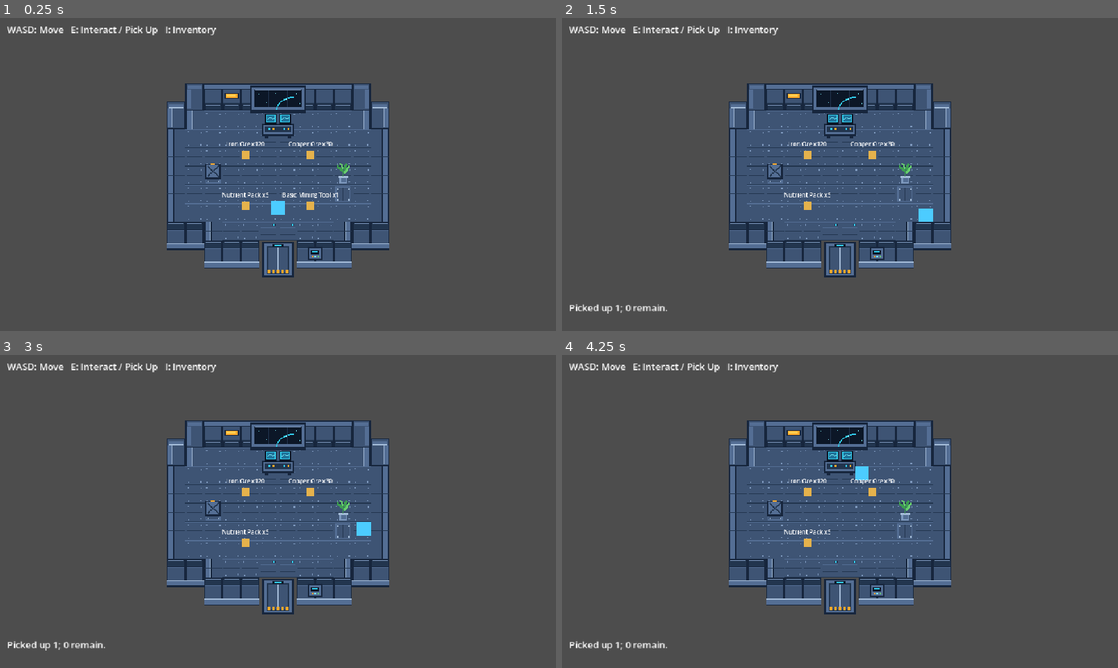
Above: before the commit, frames 1-4 (two rows, left to right).
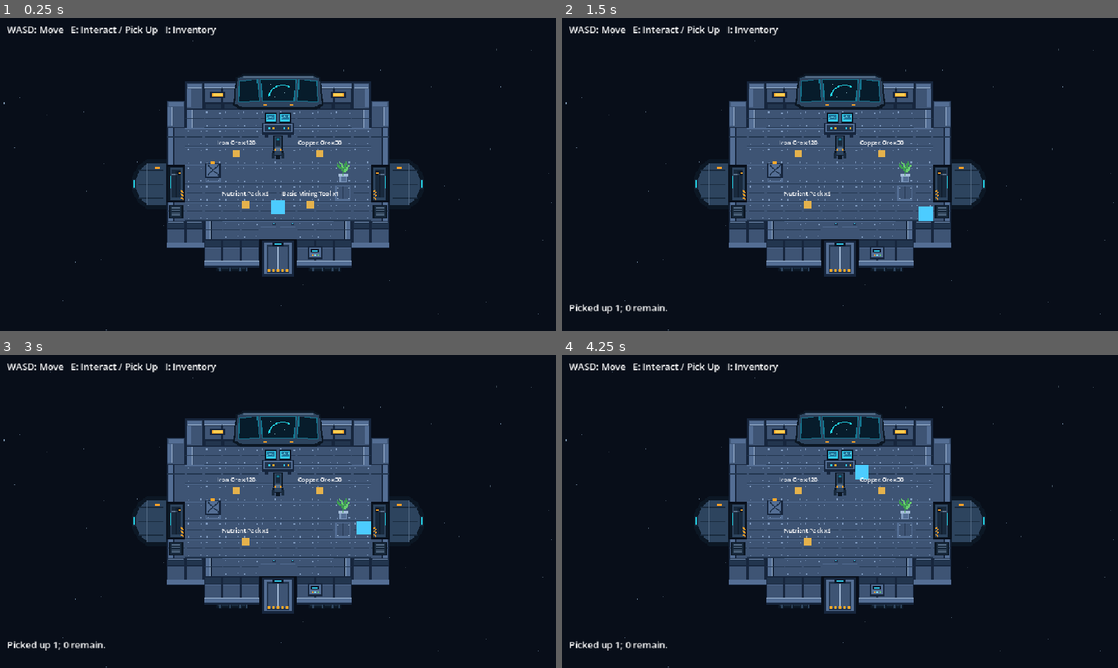
Above: after the commit, the same moments.

Repository: Spi7/Starforge
Game: Godot game, scene res://scenes/ship/starter_ship.tscn
Two runs of this game, one before a commit and one after it. Both use one fixed random seed, a clock stepped at 60 frames per second and the inputs below.
Inputs:
- Up to frame 1 (0.25 s): no input
- Up to frame 2 (1.5 s): tap Enter at 0.5 s; hold D (move_right) 0.53-1.28 s; hold E (interact) 0.53-1.28 s; hold S (move_down) from 1.28 s (still down); tap E (interact) at 1.35 s
- Up to frame 3 (3 s): tap Space at 2 s; release S (move_down) at 2.03 s; hold D (move_right) 2.03-2.78 s; hold E (interact) 2.03-2.78 s; tap Enter at 2.75 s; hold W (move_up) from 2.78 s (still down); tap E (interact) at 2.85 s
- Up to frame 4 (4.25 s): release W (move_up) at 3.53 s; hold A (move_left) from 3.53 s (still down); hold E (interact) from 3.53 s (still down)

The runs differ from the first frame. In frame 1, 84% of the frame differs, in the area x 0-100%, y 0-100%; in frame 2, 84%; in frame 3, 84%; in frame 4, 84%.

Commit message:
Enhance the starter shio map

Diff:
--- a/scenes/ship/starter_ship.tscn
+++ b/scenes/ship/starter_ship.tscn
@@ -6,7 +6,7 @@
 [ext_resource type="Texture2D" path="res://assets/sprites/spaceship/artkit_v2/corner_right_32x48.png" id="4_frpf8"]
 [ext_resource type="Texture2D" path="res://assets/sprites/spaceship/artkit_v2/wall_left_32x32.png" id="5_3xu7g"]
 [ext_resource type="Texture2D" path="res://assets/sprites/spaceship/artkit_v2/wall_right_32x32.png" id="6_q0ep1"]
-[ext_resource type="Texture2D" path="res://assets/sprites/spaceship/artkit_v2/cockpit_window_96x48.png" id="7_e4i06"]
+[ext_resource type="Texture2D" path="res://assets/sprites/spaceship/artkit_v2/bridge_window_160x64.png" id="7_e4i06"]
 [ext_resource type="Texture2D" path="res://assets/sprites/spaceship/artkit_v2/wall_light_32x16.png" id="8_uoo04"]
 [ext_resource type="Texture2D" path="res://assets/sprites/spaceship/artkit_v2/airlock_64x64.png" id="9_3j4d2"]
 [ext_resource type="PackedScene" path="res://scenes/ship/ship_console.tscn" id="10_rrrbu"]
@@ -22,6 +22,18 @@
 [ext_resource type="Resource" path="res://data/items/nutrient_pack.tres" id="19_nutrient"]
 [ext_resource type="Resource" path="res://data/items/basic_mining_tool.tres" id="20_tool"]
 
+[ext_resource type="Texture2D" path="res://assets/sprites/spaceship/artkit_v2/pilot_chair_32x48.png" id="21_chair"]
+[ext_resource type="Texture2D" path="res://assets/sprites/spaceship/artkit_v2/bulkhead_door_left_locked_32x64.png" id="22_left_door"]
+[ext_resource type="Texture2D" path="res://assets/sprites/spaceship/artkit_v2/bulkhead_door_right_locked_32x64.png" id="23_right_door"]
+[ext_resource type="Texture2D" path="res://assets/sprites/spaceship/artkit_v2/module_stub_left_64x96.png" id="24_left_stub"]
+[ext_resource type="Texture2D" path="res://assets/sprites/spaceship/artkit_v2/module_stub_right_64x96.png" id="25_right_stub"]
+[ext_resource type="Texture2D" path="res://assets/sprites/spaceship/artkit_v2/wall_vent_32x32.png" id="26_vent"]
+[ext_resource type="Texture2D" path="res://assets/sprites/spaceship/artkit_v2/hull_pipe_run_64x32.png" id="27_pipe"]
+[ext_resource type="Script" path="res://scripts/ship/space_backdrop.gd" id="28_backdrop"]
+
+[sub_resource type="RectangleShape2D" id="RectangleShape2D_chair"]
+size = Vector2(20, 12)
+
 [sub_resource type="RectangleShape2D" id="RectangleShape2D_ev5ja"]
 size = Vector2(320, 48)
 
@@ -53,6 +65,21 @@
 texture_filter = 1
 position = Vector2(320, 160)
 
+[node name="Camera2D" type="Camera2D" parent="."]
+position = Vector2(160, 112)
+
+[node name="SpaceBackdrop" type="CanvasLayer" parent="."]
+layer = -1
+
+[node name="Stars" type="Control" parent="SpaceBackdrop"]
+anchors_preset = 15
+anchor_right = 1.0
+anchor_bottom = 1.0
+grow_horizontal = 2
+grow_vertical = 2
+mouse_filter = 2
+script = ExtResource("28_backdrop")
+
 [node name="Floor" type="TileMapLayer" parent="." unique_id=924041257]
 tile_map_data = PackedByteArray("AAABAAAAAAAAAAAAAAACAAAAAAAAAAAAAAADAAAAAAAAAAAAAAAEAAAAAAAAAAAAAAAFAAAAAAAAAAAAAAAGAA …(944 unchanged characters)…
 tile_set = ExtResource("1_jcld4")
@@ -150,24 +177,14 @@
 texture = ExtResource("6_q0ep1")
 centered = false
 
-[node name="LeftWall3" type="Sprite2D" parent="BackgroundStructure/UpperAndSideWalls" unique_id=476042474]
+[node name="LeftLockedDoor" type="Sprite2D" parent="BackgroundStructure/UpperAndSideWalls"]
 position = Vector2(-32, 96)
-texture = ExtResource("5_3xu7g")
-centered = false
-
-[node name="RightWall3" type="Sprite2D" parent="BackgroundStructure/UpperAndSideWalls" unique_id=1332279100]
+texture = ExtResource("22_left_door")
+centered = false
+
+[node name="RightLockedDoor" type="Sprite2D" parent="BackgroundStructure/UpperAndSideWalls"]
 position = Vector2(320, 96)
-texture = ExtResource("6_q0ep1")
-centered = false
-
-[node name="LeftWall4" type="Sprite2D" parent="BackgroundStructure/UpperAndSideWalls" unique_id=993772583]
-position = Vector2(-32, 128)
-texture = ExtResource("5_3xu7g")
-centered = false
-
-[node name="RightWall4" type="Sprite2D" parent="BackgroundStructure/UpperAndSideWalls" unique_id=1449554007]
-position = Vector2(320, 128)
-texture = ExtResource("6_q0ep1")
+texture = ExtResource("23_right_door")
 centered = false
 
 [node name="LeftWall5" type="Sprite2D" parent="BackgroundStructure/UpperAndSideWalls" unique_id=158821258]
@@ -181,15 +198,50 @@
 centered = false
 
 [node name="CockpitWindow" type="Sprite2D" parent="BackgroundStructure" unique_id=978576381]
-position = Vector2(112, -44)
+position = Vector2(80, -64)
 texture = ExtResource("7_e4i06")
 centered = false
 
 [node name="WallDetails" type="Node2D" parent="BackgroundStructure" unique_id=2036693458]
 
 [node name="CockpitLight" type="Sprite2D" parent="BackgroundStructure/WallDetails" unique_id=50456293]
-position = Vector2(64, -34)
+position = Vector2(40, -34)
 texture = ExtResource("8_uoo04")
+centered = false
+
+[node name="RightCockpitLight" type="Sprite2D" parent="BackgroundStructure/WallDetails"]
+position = Vector2(248, -34)
+texture = ExtResource("8_uoo04")
+centered = false
+
+[node name="LeftModuleStub" type="Sprite2D" parent="BackgroundStructure"]
+position = Vector2(-96, 80)
+texture = ExtResource("24_left_stub")
+centered = false
+
+[node name="RightModuleStub" type="Sprite2D" parent="BackgroundStructure"]
+position = Vector2(352, 80)
+texture = ExtResource("25_right_stub")
+centered = false
+
+[node name="LeftVent" type="Sprite2D" parent="BackgroundStructure/WallDetails"]
+position = Vector2(-32, 160)
+texture = ExtResource("26_vent")
+centered = false
+
+[node name="RightVent" type="Sprite2D" parent="BackgroundStructure/WallDetails"]
+position = Vector2(320, 160)
+texture = ExtResource("26_vent")
+centered = false
+
+[node name="LeftRearPipes" type="Sprite2D" parent="BackgroundStructure/WallDetails"]
+position = Vector2(48, 256)
+texture = ExtResource("27_pipe")
+centered = false
+
+[node name="RightRearPipes" type="Sprite2D" parent="BackgroundStructure/WallDetails"]
+position = Vector2(208, 256)
+texture = ExtResource("27_pipe")
 centered = false
 
 [node name="Airlock" type="Sprite2D" parent="BackgroundStructure" unique_id=1591324858]
@@ -240,6 +292,20 @@
 
 [node name="Crate" parent="WorldObjects" instance=ExtResource("11_t0orf")]
 position = Vector2(48, 104)
+
+[node name="PilotChair" type="StaticBody2D" parent="WorldObjects"]
+y_sort_enabled = true
+position = Vector2(160, 64)
+collision_mask = 0
+
+[node name="Sprite2D" type="Sprite2D" parent="WorldObjects/PilotChair"]
+position = Vector2(0, 20)
+offset = Vector2(0, -20)
+texture = ExtResource("21_chair")
+
+[node name="CollisionShape2D" type="CollisionShape2D" parent="WorldObjects/PilotChair"]
+position = Vector2(0, 14)
+shape = SubResource("RectangleShape2D_chair")
 
 [node name="Plant" type="StaticBody2D" parent="WorldObjects" unique_id=1346816060]
 y_sort_enabled = true
@@ -335,12 +401,12 @@
 centered = false
 
 [node name="IronPickup" parent="WorldObjects" instance=ExtResource("16_pickup")]
-position = Vector2(104, 76)
+position = Vector2(88, 76)
 item = ExtResource("17_iron")
 quantity = 120
 
 [node name="CopperPickup" parent="WorldObjects" instance=ExtResource("16_pickup")]
-position = Vector2(216, 76)
+position = Vector2(232, 76)
 item = ExtResource("18_copper")
 quantity = 30
 
--- /dev/null
+++ b/scripts/ship/space_backdrop.gd
@@ -0,0 +1,22 @@
+extends Control
+
+@export var star_spacing: int = 72
+@export var star_seed: int = 350
+
+
+func _ready() -> void:
+	resized.connect(queue_redraw)
+	queue_redraw()
+
+
+func _draw() -> void:
+	draw_rect(Rect2(Vector2.ZERO, size), Color("080e19"))
+	var random := RandomNumberGenerator.new()
+	random.seed = star_seed
+	var spacing: int = maxi(star_spacing, 16)
+	for y in range(0, ceili(size.y), spacing):
+		for x in range(0, ceili(size.x), spacing):
+			var point := Vector2(x + random.randi_range(0, spacing - 1), y + random.randi_range(0, spacing - 1))
+			var brightness: float = random.randf_range(0.25, 0.65)
+			var extent: int = 2 if random.randf() < 0.08 else 1
+			draw_rect(Rect2(point, Vector2(extent, extent)), Color(brightness * 0.7, brightness * 0.85, brightness))
--- /dev/null
+++ b/tests/ship_identity_test.gd
@@ -0,0 +1,89 @@
+extends SceneTree
+
+var failures: int = 0
+var checks: int = 0
+
+
+func _initialize() -> void:
+	run.call_deferred()
+
+
+func check(condition: bool, description: String) -> void:
+	checks += 1
+	if not condition:
+		failures += 1
+		push_error(description)
+
+
+func run() -> void:
+	var ship: Node2D = load("res://scenes/ship/starter_ship.tscn").instantiate()
+	root.add_child(ship)
+	var player: Player = ship.get_node("WorldObjects/Player")
+	player.set_physics_process(false)
+	await physics_frame
+	await physics_frame
+	var floor_layer: TileMapLayer = ship.get_node("Floor")
+	for cell in floor_layer.get_used_cells():
+		check(cell.x >= 0 and cell.x <= 9 and cell.y >= 0 and cell.y <= 6, "Floor stays inside original cabin")
+	# Sweep the actual player collider against every section of the perimeter.
+	for y in range(44, 181, 8):
+		check_blocked(player, Vector2(16, y), Vector2(-200, 0), ship)
+		check_blocked(player, Vector2(304, y), Vector2(200, 0), ship)
+	for x in range(48, 273, 8):
+		check_blocked(player, Vector2(x, 16), Vector2(0, -200), ship)
+	for x in range(80, 241, 8):
+		check_blocked(player, Vector2(x, 208), Vector2(0, 200), ship)
+	for x in [16, 48, 272, 304]:
+		check_blocked(player, Vector2(x, 176), Vector2(0, 200), ship)
+	for corner in [Vector2(48, 48), Vector2(272, 48), Vector2(80, 176), Vector2(240, 176)]:
+		var direction := Vector2(-1 if corner.x < 160 else 1, -1 if corner.y < 112 else 1)
+		check_blocked(player, corner, direction * 200, ship)
+	# Approach each closed door with the normal movement Input Map action.
+	for left in [true, false]:
+		player.position = Vector2(16 if left else 304, 144)
+		var action: StringName = &"move_left" if left else &"move_right"
+		Input.action_press(action)
+		for frame in range(12):
+			await physics_frame
+			player._physics_process(1.0 / 60.0)
+		Input.action_release(action)
+		check(player.position.x >= 11.9 and player.position.x <= 308.1, "Locked door blocks movement")
+	for pickup_name in ["IronPickup", "CopperPickup", "NutrientPickup", "ToolPickup"]:
+		var pickup: WorldPickup = ship.get_node("WorldObjects/" + pickup_name)
+		player.position = pickup.position + Vector2(0, 24)
+		await physics_frame
+		await physics_frame
+		player.interact_with_nearest()
+		check(pickup.is_queued_for_deletion(), pickup_name + " is reachable through nearest interaction")
+		await process_frame
+	var capture_args := OS.get_cmdline_user_args()
+	if not capture_args.is_empty():
+		# Optional rendered QA; invoke without --headless and pass an output directory.
+		ship.free()
+		ship = load("res://scenes/ship/starter_ship.tscn").instantiate()
+		root.add_child(ship)
+		player = ship.get_node("WorldObjects/Player")
+		player.set_physics_process(false)
+		player.position = Vector2(160, 168)
+		for window_size in [Vector2i(960, 540), Vector2i(1280, 720), Vector2i(1024, 768)]:
+			root.size = window_size
+			await process_frame
+			await RenderingServer.frame_post_draw
+			var path: String = capture_args[0].path_join("ship_%dx%d.png" % [window_size.x, window_size.y])
+			check(root.get_texture().get_image().save_png(path) == OK, "Save rendered ship")
+		root.size = Vector2i(960, 540)
+		for pose in [Vector2(160, 54), Vector2(160, 96), Vector2(48, 86), Vector2(48, 130), Vector2(272, 96), Vector2(272, 138)]:
+			player.position = pose
+			await process_frame
+			await RenderingServer.frame_post_draw
+			var path: String = capture_args[0].path_join("sorting_%d_%d.png" % [pose.x, pose.y])
+			check(root.get_texture().get_image().save_png(path) == OK, "Save sorting pose")
+	print("M3.5 tests: %d checks, %d failures" % [checks, failures])
+	ship.queue_free()
+	await process_frame
+	quit(1 if failures > 0 else 0)
+
+
+func check_blocked(player: Player, start: Vector2, motion: Vector2, ship: Node2D) -> void:
+	var start_transform := Transform2D(0.0, ship.to_global(start))
+	check(player.test_move(start_transform, motion), "Sealed boundary from %s toward %s" % [start, motion])
Binary file added: assets/sprites/spaceship/artkit_v2/bridge_window_160x64.png
Not shown, added: assets/sprites/spaceship/artkit_v2/bridge_window_160x64.png.import
Binary file added: assets/sprites/spaceship/artkit_v2/bulkhead_door_left_locked_32x64.png
Not shown, added: assets/sprites/spaceship/artkit_v2/bulkhead_door_left_locked_32x64.png.import
Binary file added: assets/sprites/spaceship/artkit_v2/bulkhead_door_right_locked_32x64.png
Not shown, added: assets/sprites/spaceship/artkit_v2/bulkhead_door_right_locked_32x64.png.import
Binary file added: assets/sprites/spaceship/artkit_v2/hull_pipe_run_64x32.png
Not shown, added: assets/sprites/spaceship/artkit_v2/hull_pipe_run_64x32.png.import
Binary file added: assets/sprites/spaceship/artkit_v2/module_stub_left_64x96.png
Not shown, added: assets/sprites/spaceship/artkit_v2/module_stub_left_64x96.png.import
Binary file added: assets/sprites/spaceship/artkit_v2/module_stub_right_64x96.png
Not shown, added: assets/sprites/spaceship/artkit_v2/module_stub_right_64x96.png.import
(and 6 more such lines)
